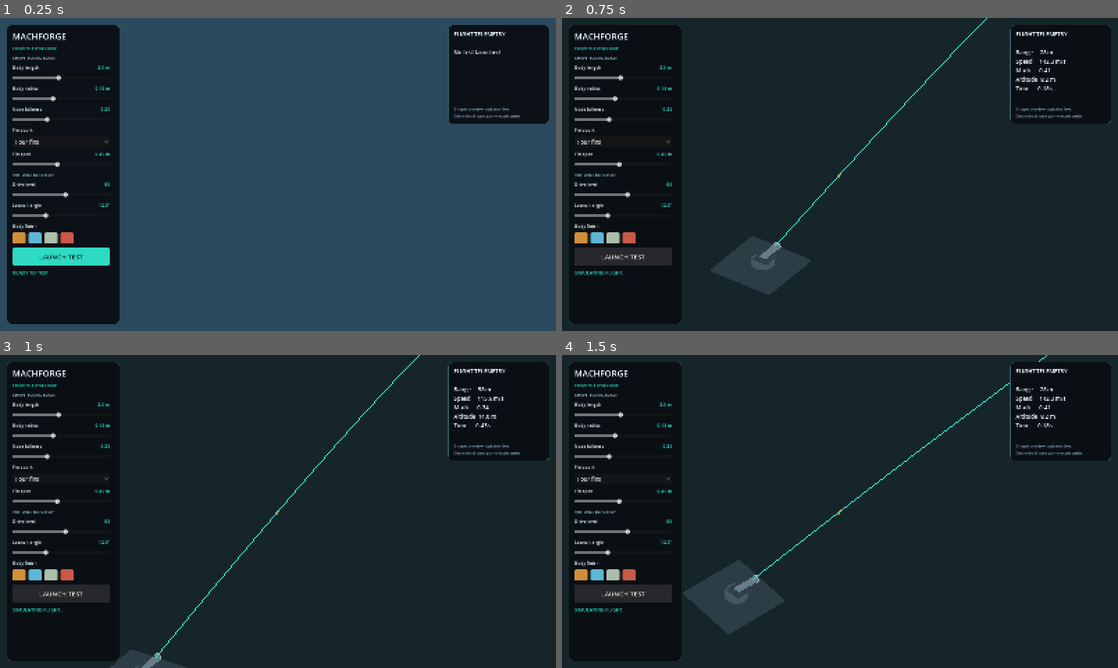
Above: before the commit, frames 1-4 (two rows, left to right).
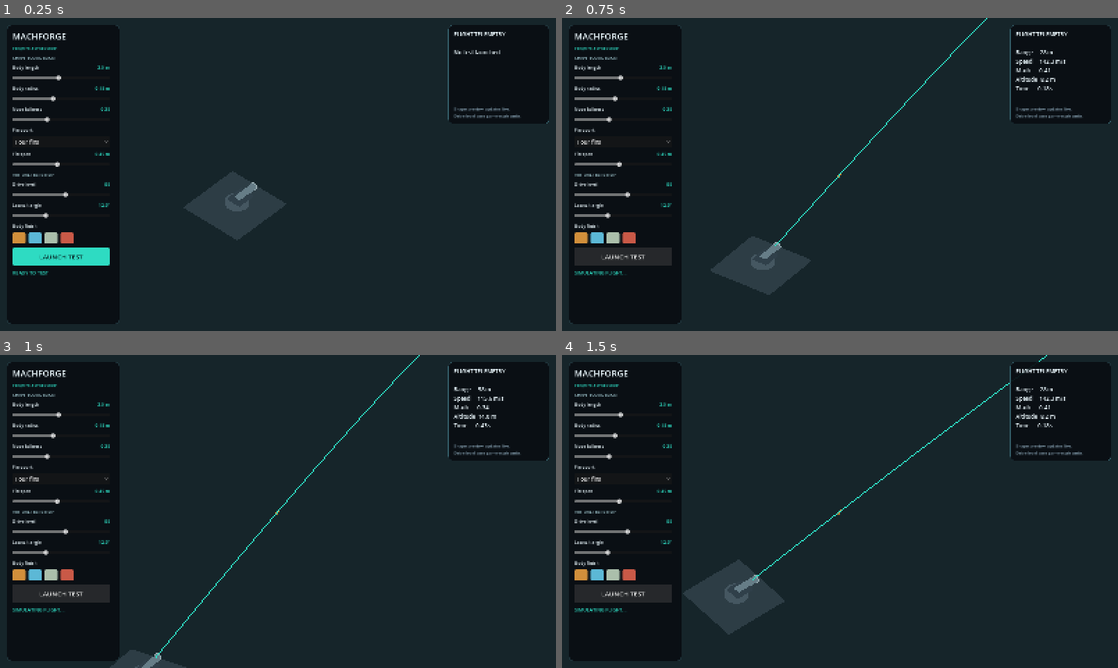
Above: after the commit, the same moments.

Repository: tpylman90-ctrl/MachForge
Game: Godot game, scene res://scenes/test_range.tscn
Two runs of this game, one before a commit and one after it. Both use one fixed random seed, a clock stepped at 60 frames per second and the inputs below.
Inputs:
- Up to frame 1 (0.25 s): no input
- Up to frame 2 (0.75 s): click "LAUNCH TEST" at 0.5 s
- Up to frame 3 (1 s): no input
- Up to frame 4 (1.5 s): click "LAUNCH TEST" at 1.25 s

The runs differ from the first frame. In frame 1, 75% of the frame differs, in the area x 0-100%, y 0-100%; in frame 2, nothing differs; in frame 3, nothing differs; in frame 4, nothing differs.

Commit message:
Fix Android range camera aiming

Diff:
--- a/scripts/test_range.gd
+++ b/scripts/test_range.gd
@@ -81,9 +81,10 @@
 	range_camera.projection = Camera3D.PROJECTION_ORTHOGONAL
 	range_camera.size = 78.0
 	range_camera.position = Vector3(48.0, 64.0, 38.0)
+	add_child(range_camera)
+	# Node3D.look_at() needs the camera inside the scene tree so its global
+	# transform is valid. Calling it before add_child() leaves the default view.
 	range_camera.look_at(Vector3(0.0, 0.0, -15.0), Vector3.UP)
-	range_camera.current = true
-	add_child(range_camera)
 	range_camera.make_current()
 
 	var sunlight := DirectionalLight3D.new()
